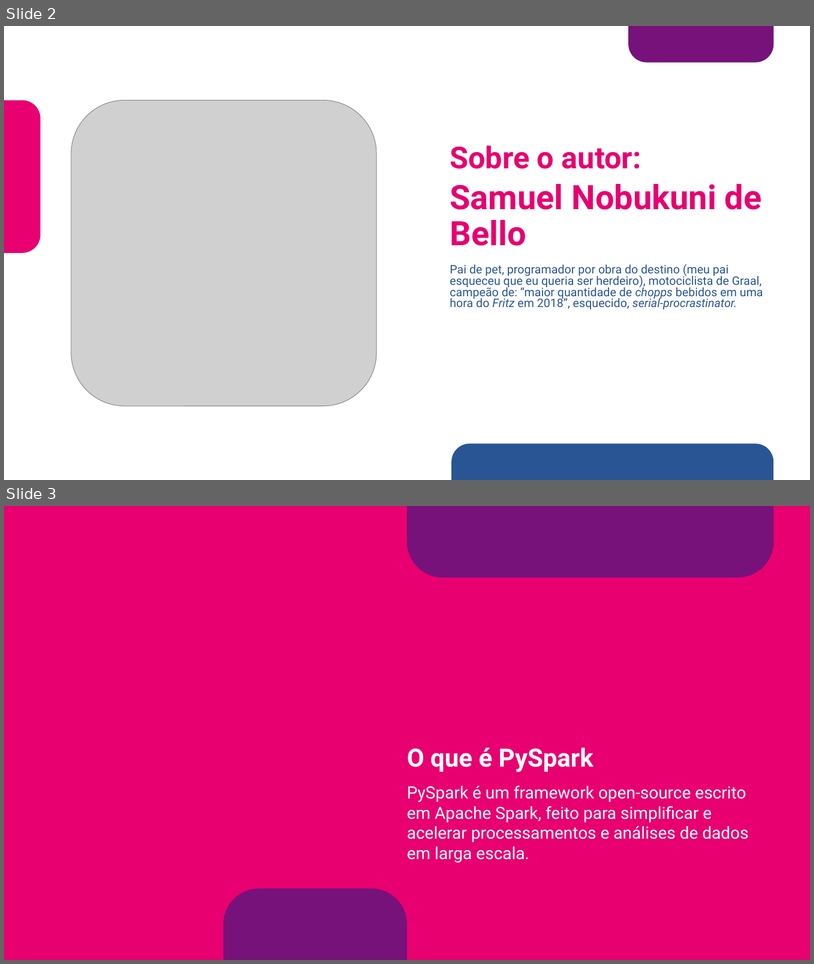
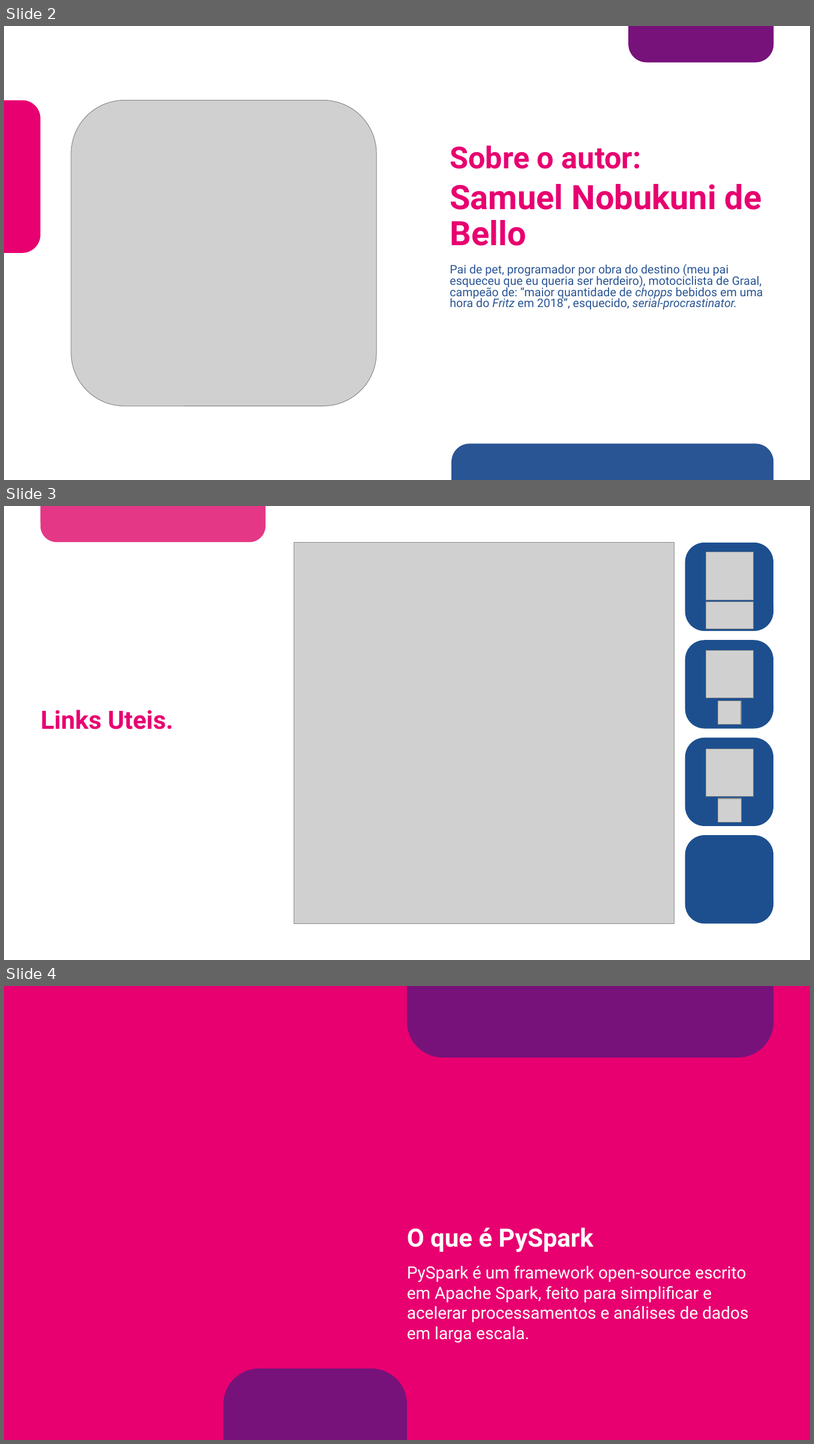
Before and after one commit to SamNKB/pyspark-course, a slide deck: pyspark.pptx. Shown one above the other, each under a label of ours: slides 2 and 3 before the commit, slides 2, 3 and 4 after it. The pictures are 814x964 and 814x1444 pixels, drawn with LibreOffice and Linux fonts; fonts in the diff are those of the drawing; grey boxes stand for pictures; background and template pictures are left out. Boxes give left, top, right and bottom in pixels: in the first picture for what was removed or moved away, otherwise in the second. Text is boxed around its words. In the diff, an @@ line names an element or a change of style, - is before the commit and + after.

```diff
--- a/pyspark.pptx
+++ b/pyspark.pptx
@@ slide 3 added at [4, 506, 810, 960], background #FFFFFF @@
@@ round same rect added at [40, 506, 266, 542], fill #E43886 @@
@@ picture added at [294, 542, 675, 924] @@
@@ rounded rectangle added at [686, 542, 774, 631], fill #1D4F8F @@
@@ picture added at [707, 552, 754, 600] @@
@@ picture added at [707, 602, 754, 629] @@
@@ rounded rectangle added at [686, 640, 774, 728], fill #1D4F8F @@
@@ picture added at [707, 651, 754, 699] @@
@@ picture added at [719, 701, 741, 724] @@
@@ text added at [41, 709, 173, 729], 30 pt, text #E80070, bold @@
+Links Uteis.
@@ rounded rectangle added at [686, 738, 774, 826], fill #1D4F8F @@
@@ picture added at [707, 748, 754, 796] @@
@@ picture added at [719, 798, 742, 822] @@
@@ rounded rectangle added at [686, 835, 774, 924], fill #1D4F8F @@
@@ what was slide 3 is now slide 4 @@
```
Also in this commit, not shown: 2 slides changed.
